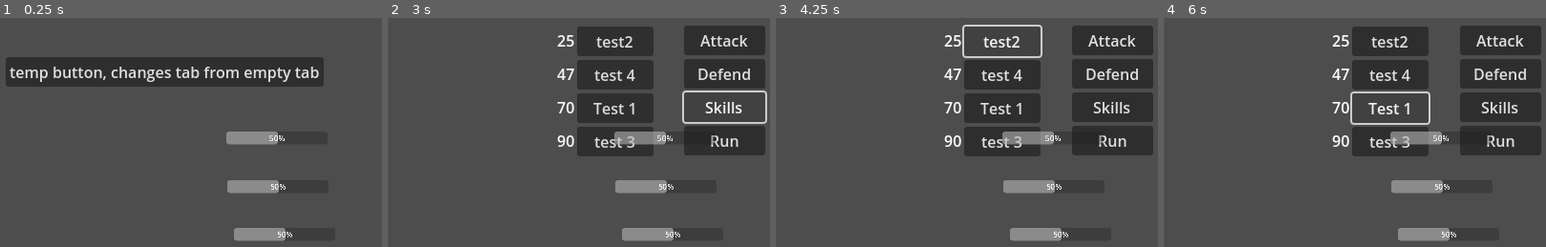
Above: before the commit, frames 1-4 (left to right).
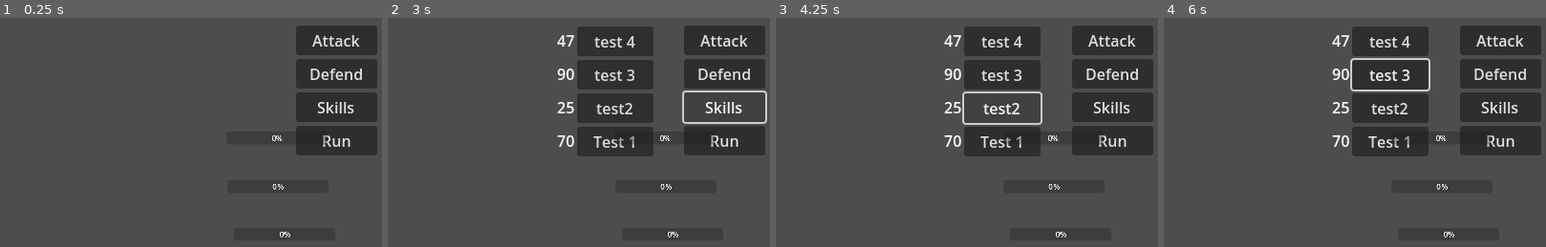
Above: after the commit, the same moments.

Repository: Tigeagle2/Final_team_game_CS399
Game: Godot game, scene res://scenes/battle.tscn
The game is run twice, just before and just after one commit, with the same random seed, the same clock (stepped at 60 frames per second) and the same inputs. This scene is started directly instead of the project's main scene.
Inputs (mouse positions are in pixels of both pictures, inside the frame that each line leads up to):
- Up to frame 1 (0.25 s): no input
- Up to frame 2 (3 s): click (552, 72) at 0.5 s, where only the run before the commit has a clickable "temp button, changes tab from…"; click "Attack" at 1.25 s; click "Defend" at 2 s; click "Skills" at 2.75 s
- Up to frame 3 (4.25 s): click "test2" at 3.5 s
- Up to frame 4 (6 s): click "test 4" at 4.25 s; click "test 3" at 5 s; click "Test 1" at 5.75 s

The runs differ from the first frame. In frame 1, 22% of the frame differs, in the area x 1-99%, y 3-98%; in frame 2, 3.7%; in frame 3, 4.7%; in frame 4, 4.6%.

Commit message:
started work on targeting

Diff:
--- a/battle_system/battler.gd
+++ b/battle_system/battler.gd
@@ -2,9 +2,9 @@
 
 @export_category("STATS")
 @export var max_health: float
-var health: float = 50
+var health: float
 @export var max_energy: float
-var energy: float
+var energy: float = 100
 @export var speed: float
 @export var strength: float = 1.0
 @export var defense: float = 1.0
--- a/project.godot
+++ b/project.godot
@@ -29,6 +29,8 @@
 [global_group]
 
 hero_ui=""
+player_battlers=""
+enemy_battlers=""
 
 [input]
 
--- a/scenes/battle.tscn
+++ b/scenes/battle.tscn
@@ -25,7 +25,7 @@
 unique_name_in_owner = true
 position = Vector2(372, 186)
 
-[node name="Battler" type="Node2D" parent="hero_infight_1"]
+[node name="Battler" type="Node2D" parent="hero_infight_1" groups=["player_battlers"]]
 script = ExtResource("4_4k1nj")
 move_array = Array[ExtResource("7_f4pi3")]([null, null, ExtResource("6_66ngm"), ExtResource("7_03edq"), ExtResource("8_22uqi"), ExtResource("9_6ni85")])
 metadata/_custom_type_script = "uid://dyu8a5asjyy4h"
@@ -41,7 +41,7 @@
 unique_name_in_owner = true
 position = Vector2(371, 239)
 
-[node name="Battler" type="Node2D" parent="hero_infight_2"]
+[node name="Battler" type="Node2D" parent="hero_infight_2" groups=["player_battlers"]]
 script = ExtResource("4_4k1nj")
 move_array = Array[ExtResource("7_f4pi3")]([null, null, ExtResource("9_6ni85"), ExtResource("8_22uqi"), ExtResource("7_03edq"), ExtResource("6_66ngm")])
 metadata/_custom_type_script = "uid://dyu8a5asjyy4h"
@@ -57,7 +57,7 @@
 unique_name_in_owner = true
 position = Vector2(375, 287)
 
-[node name="Battler" type="Node2D" parent="hero_infight_3"]
+[node name="Battler" type="Node2D" parent="hero_infight_3" groups=["player_battlers"]]
 script = ExtResource("4_4k1nj")
 move_array = Array[ExtResource("7_f4pi3")]([null, null, ExtResource("7_03edq"), ExtResource("9_6ni85"), ExtResource("6_66ngm"), ExtResource("8_22uqi")])
 metadata/_custom_type_script = "uid://dyu8a5asjyy4h"
@@ -72,6 +72,10 @@
 [node name="enemy_1_marker" type="Marker2D" parent="."]
 position = Vector2(51, 241)
 
+[node name="temp_enemy_battler" type="Node2D" parent="enemy_1_marker" groups=["enemy_battlers"]]
+script = ExtResource("4_4k1nj")
+metadata/_custom_type_script = "uid://dyu8a5asjyy4h"
+
 [node name="enemy_2_marker" type="Marker2D" parent="."]
 position = Vector2(50, 297)
 
--- a/scenes/ui_scenes/fight_screen_ui.tscn
+++ b/scenes/ui_scenes/fight_screen_ui.tscn
@@ -11,10 +11,11 @@
 [node name="TabContainer" type="TabContainer" parent="."]
 unique_name_in_owner = true
 theme_override_styles/panel = SubResource("StyleBoxEmpty_jqbxl")
-current_tab = 0
+current_tab = 2
 tabs_visible = false
 
 [node name="empty_tab" type="Control" parent="TabContainer"]
+visible = false
 layout_mode = 2
 metadata/_tab_index = 0
 
@@ -34,7 +35,6 @@
 
 [node name="hero_ui_2" parent="TabContainer" instance=ExtResource("2_nqjdu")]
 unique_name_in_owner = true
-visible = false
 layout_mode = 2
 hero_id = 1
 metadata/_tab_index = 2
--- a/scripts/battle.gd
+++ b/scripts/battle.gd
@@ -1,5 +1,4 @@
 extends Node2D
-
 
 # Called when the node enters the scene tree for the first time.
 func _ready() -> void:
--- a/scripts/ui_scripts/fight_ui_scripts/fight_screen_ui.gd
+++ b/scripts/ui_scripts/fight_ui_scripts/fight_screen_ui.gd
@@ -1,22 +1,43 @@
 extends Node2D
-## Sends the info to the controller: index 0: attack, index 1: defend, index 2: run, index 3: skill 1, index 4: skill 2, index 5: skill 3, index 4: skill 4
+
+var all_battlers: Array[Battler] = []
+## Sends the info to the controller:
+## index 0: attack, index 1: defend, index 2: run, index 3: skill 1, index 4: skill 2, index 5: skill 3, index 4: skill 4
+## Array 0: hero 1, Array 1: hero 2, array 2: hero 3, array 3: enemy 1, and so forth
 signal hero_moved(index: int, hero_num: int, targets: Array[Battler])
 @onready var hero_ui_1 = %hero_ui_1
 @onready var hero_ui_2 = %hero_ui_2
 @onready var hero_ui_3 = %hero_ui_3
+var move_index_stored = null
+var hero_num_stored = null
+var target = null
 # Called when the node enters the scene tree for the first time.
 func _ready() -> void:
-	##Stores the hero_ui children
-	var hero_ui_children = get_tree().get_nodes_in_group("hero_ui")
-	for hero_child in hero_ui_children:
-		hero_child.change_tab.connect(on_change_tab)
-
+	retrieve_all_battlers()
 
 # Called every frame. 'delta' is the elapsed time since the previous frame.
 func _process(delta: float) -> void:
 	pass
-
+func retrieve_all_battlers():
+	all_battlers.clear()
+	var battler_nodes = get_tree().get_nodes_in_group("enemy_battlers")
+	all_battlers.append(hero_ui_1.battler)
+	all_battlers.append(hero_ui_2.battler)
+	all_battlers.append(hero_ui_3.battler)
+	for node in battler_nodes:
+		if node is Battler:
+			all_battlers.append(node)
+	print("Successfully retrieved ", all_battlers.size(), " battlers!")
 func change_current_tab():
+	if %TabContainer.current_tab == 1:
+		if hero_ui_1.skill_menu_open:
+			hero_ui_1.toggle_skill_menu()
+	elif %TabContainer.current_tab == 2:
+		if hero_ui_2.skill_menu_open:
+			hero_ui_2.toggle_skill_menu()
+	elif %TabContainer.current_tab == 3:
+		if hero_ui_3.skill_menu_open:
+			hero_ui_3.toggle_skill_menu()
 	if %TabContainer.current_tab == %TabContainer.get_tab_count() - 1:
 		%TabContainer.set_current_tab(0)
 	else:
@@ -25,8 +46,10 @@
 		%TabContainer.get_current_tab_control().input_focus()
 	if %TabContainer.get_current_tab_control().has_method("turn_update"):
 		%TabContainer.get_current_tab_control().turn_update()
-func on_change_tab():
-	change_current_tab()
+	move_index_stored = null
+	hero_num_stored = null
+	target = null
+
 
 #temp function. to be replaced once the battle system gets implimented. will be replaced by code that forces a tab change at the end of a turn
 func _on_button_pressed() -> void:
@@ -34,10 +57,35 @@
 
 
 func _on_hero_ui_1_hero_move(index: int, hero_num: int) -> void:
-	hero_moved.emit(index, hero_num)
+	move_index_stored = index
+	hero_num_stored = hero_num
 
 func _on_hero_ui_2_1_hero_move(index: int, hero_num: int) -> void:
-	hero_moved.emit(index, hero_num)
-
+	move_index_stored = index
+	hero_num_stored = hero_num
 func _on_hero_ui_3_1_hero_move(index: int, hero_num: int) -> void:
-	hero_moved.emit(index, hero_num)
+	move_index_stored = index
+	hero_num_stored = hero_num
+func target_selection():
+	var target_array
+	if move_index_stored == null || hero_num_stored == null:
+		print("no move selected or invalided hero number")
+		return
+	if all_battlers[hero_num_stored].move_array[move_index_stored].same_team == true:
+		target_array = BattleService.get_same_team_from_battler(all_battlers[hero_num_stored])
+		if all_battlers[hero_num_stored].move_array[move_index_stored].all_members == true:
+			hero_moved.emit(move_index_stored, hero_num_stored, target_array)
+			change_current_tab()
+			return
+	else:
+		target_array = BattleService.get_opposite_team_from_battler(all_battlers[hero_num_stored])
+		if all_battlers[hero_num_stored].move_array[move_index_stored].all_members == true:
+			hero_moved.emit(move_index_stored, hero_num_stored, target_array)
+			change_current_tab()
+			return
+	if target == null:
+		print("no target selected")
+		return
+	if target in target_array:
+		hero_moved.emit(move_index_stored, hero_num_stored, [target])
+		change_current_tab()
--- a/scripts/ui_scripts/fight_ui_scripts/hero_ui.gd
+++ b/scripts/ui_scripts/fight_ui_scripts/hero_ui.gd
@@ -2,7 +2,6 @@
 ## Choses the hero, The id is used for determining the output and elemnts of the UI
 @export_enum("hero 1", "hero 2", "hero 3") var hero_id: int
 ## signal used to tell the tab container to change to a new tab
-signal change_tab
 ## links the characture for energy reasons
 var battler: Node2D
 ## stores the starting position for the skill menu for the tweens to use
@@ -66,10 +65,6 @@
 		if Input.get_connected_joypads().size() > 0:
 			%skill_1_button.grab_focus()
 		fly_in()
-func emit_change_tab():
-	change_tab.emit()
-	if skill_menu_open:
-		toggle_skill_menu()
 func fly_in():
 	if active_skill_tween and active_skill_tween.is_running():
 		active_skill_tween.kill()
@@ -100,11 +95,9 @@
 
 func _on_attack_button_pressed() -> void:
 	hero_move.emit(0, hero_id)
-	emit_change_tab()
 
 func _on_defend_button_pressed() -> void:
 	hero_move.emit(1, hero_id)
-	emit_change_tab()
 
 func _on_skills_button_pressed() -> void:
 	toggle_skill_menu()
@@ -118,7 +111,7 @@
 	if skill_1_required_energy > energy:
 		return
 	hero_move.emit(3, hero_id)
-	emit_change_tab()
+
 
 func _on_skill_2_button_pressed() -> void:
 	if not skill_menu_open:
@@ -126,7 +119,7 @@
 	if skill_2_required_energy > energy:
 		return
 	hero_move.emit(4, hero_id)
-	emit_change_tab()
+
 
 func _on_skill_3_button_pressed() -> void:
 	if not skill_menu_open:
@@ -134,7 +127,7 @@
 	if skill_3_required_energy > energy:
 		return
 	hero_move.emit(5, hero_id)
-	emit_change_tab()
+
 
 func _on_skill_4_button_pressed() -> void:
 	if not skill_menu_open:
@@ -142,4 +135,3 @@
 	if skill_4_required_energy > energy:
 		return
 	hero_move.emit(6, hero_id)
-	emit_change_tab()
